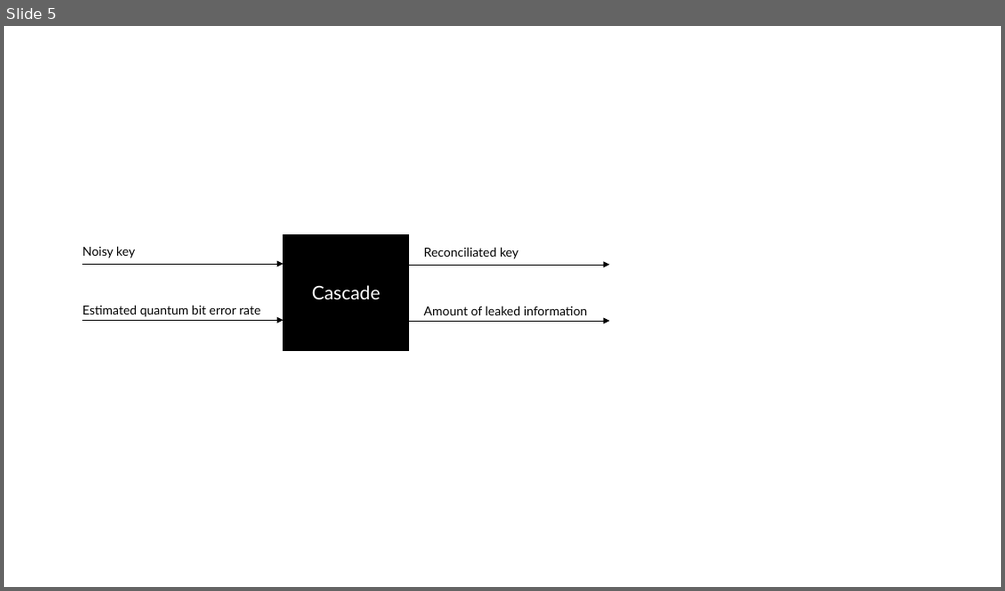
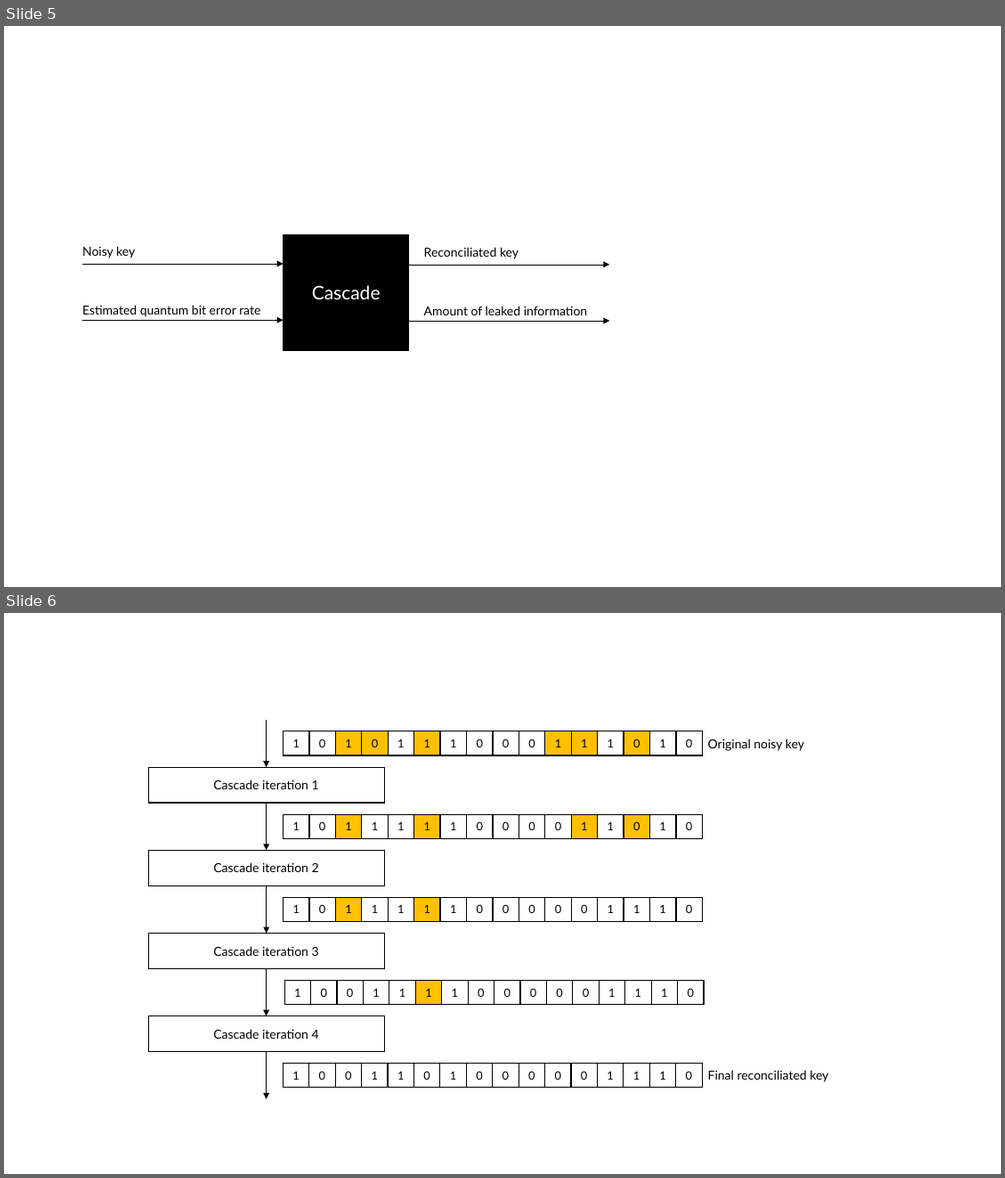
Before and after one commit to brunorijsman/cascade-python, a slide deck: docs/source/figures/figures.pptx. Shown one above the other, each under a label of ours: slide 5 before the commit, slides 5 and 6 after it. The pictures are 1005x591 and 1005x1178 pixels, drawn with LibreOffice and Linux fonts; fonts in the diff are those of the drawing. Boxes give left, top, right and bottom in pixels: in the first picture for what was removed or moved away, otherwise in the second. Text is boxed around its words. In the diff, an @@ line names an element or a change of style, - is before the commit and + after.

Commit message:
Cascade iterations

```diff
--- a/docs/source/figures/figures.pptx
+++ b/docs/source/figures/figures.pptx
@@ slide 6 added at (x1=4, y1=613, x2=1001, y2=1174), background #FFFFFF @@
@@ arrow added from (267, 720) to (267, 767), #000000 0.5 pt @@
@@ group added at (x1=283, y1=731, x2=703, y2=755): 16 rectangles @@
+1
+0
+1
+0
+1
+1
+1
+0
+0
+0
+1
+1
+1
+0
+1
+0
@@ text added at (x1=708, y1=738, x2=804, y2=751), 12 pt, text #000000 @@
+Original noisy key
@@ rectangle added at (x1=148, y1=767, x2=384, y2=803), fill #FFFFFF, outline #000000 1 pt, 12 pt, text #000000 @@
+Cascade iteration 1
@@ arrow added from (267, 803) to (267, 850), #000000 0.5 pt @@
@@ group added at (x1=283, y1=814, x2=703, y2=838): 16 rectangles @@
+1
+0
+1
+1
+1
+1
+1
+0
+0
+0
+0
+1
+1
+0
+1
+0
@@ rectangle added at (x1=148, y1=850, x2=384, y2=886), fill #FFFFFF, outline #000000 1 pt, 12 pt, text #000000 @@
+Cascade iteration 2
@@ arrow added from (267, 886) to (267, 933), #000000 0.5 pt @@
@@ group added at (x1=283, y1=897, x2=703, y2=921): 16 rectangles @@
+1
+0
+1
+1
+1
+1
+1
+0
+0
+0
+0
+0
+1
+1
+1
+0
@@ rectangle added at (x1=148, y1=933, x2=384, y2=969), fill #FFFFFF, outline #000000 1 pt, 12 pt, text #000000 @@
+Cascade iteration 3
@@ arrow added from (267, 968) to (267, 1016), #000000 0.5 pt @@
@@ group added at (x1=284, y1=981, x2=704, y2=1004): 16 rectangles @@
+1
+0
+0
+1
+1
+1
+1
+0
+0
+0
+0
+0
+1
+1
+1
+0
@@ rectangle added at (x1=148, y1=1016, x2=384, y2=1052), fill #FFFFFF, outline #000000 1 pt, 12 pt, text #000000 @@
+Cascade iteration 4
@@ arrow added from (267, 1051) to (267, 1099), #000000 0.5 pt @@
@@ group added at (x1=283, y1=1063, x2=703, y2=1087): 16 rectangles @@
+1
+0
+0
+1
+1
+0
+1
+0
+0
+0
+0
+0
+1
+1
+1
+0
@@ text added at (x1=708, y1=1070, x2=828, y2=1082), 12 pt, text #000000 @@
+Final reconciliated key
```
Also in this commit, not shown: 2 other files.
